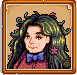
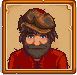
Two versions of the same layered image (77px x 75px). Layer-by-layer changes:
added layer "Layer 8" above "Layer 7" over [7, 8, 70, 69]
hid "Layer 7" over [7, 11, 71, 69]
